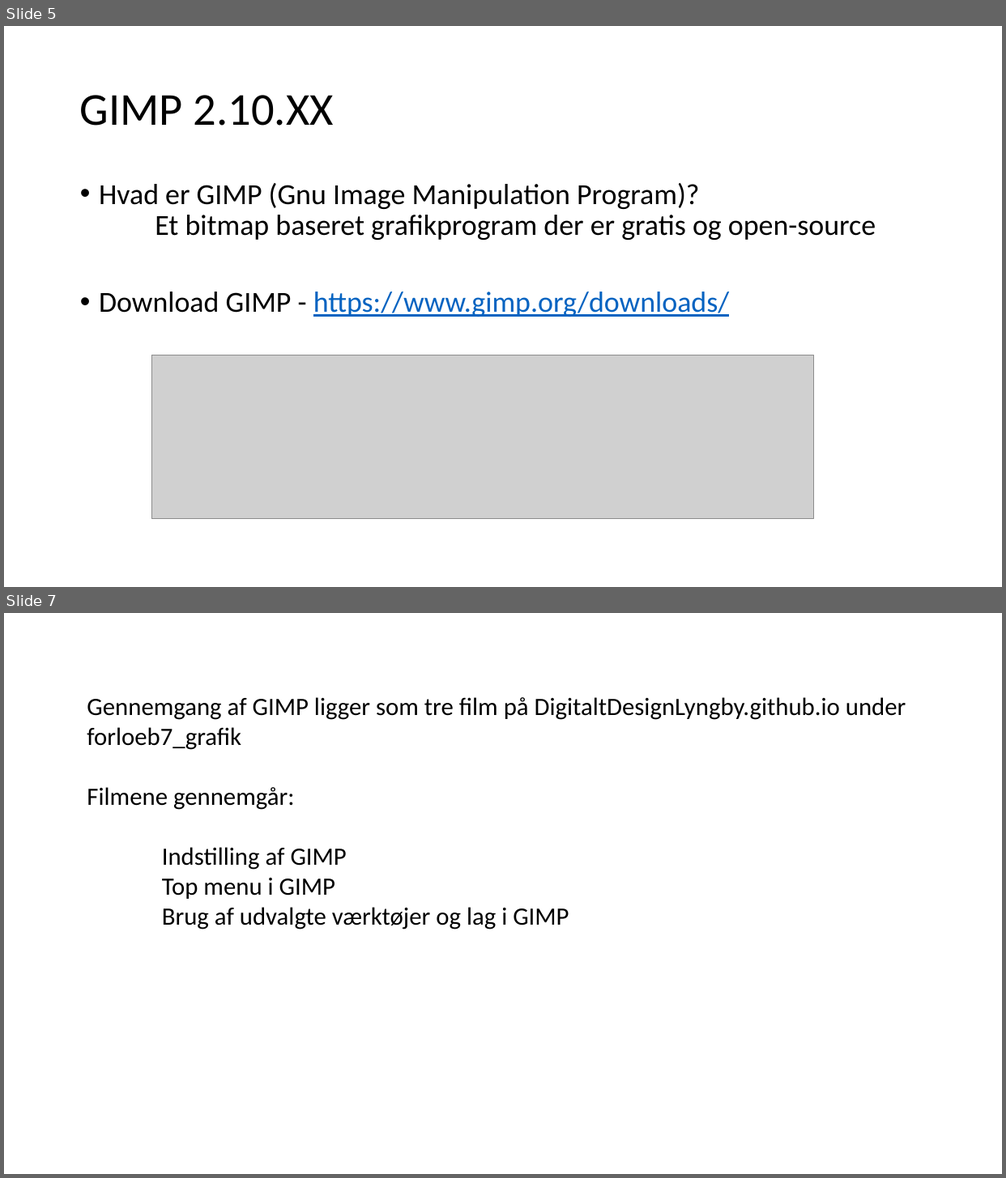
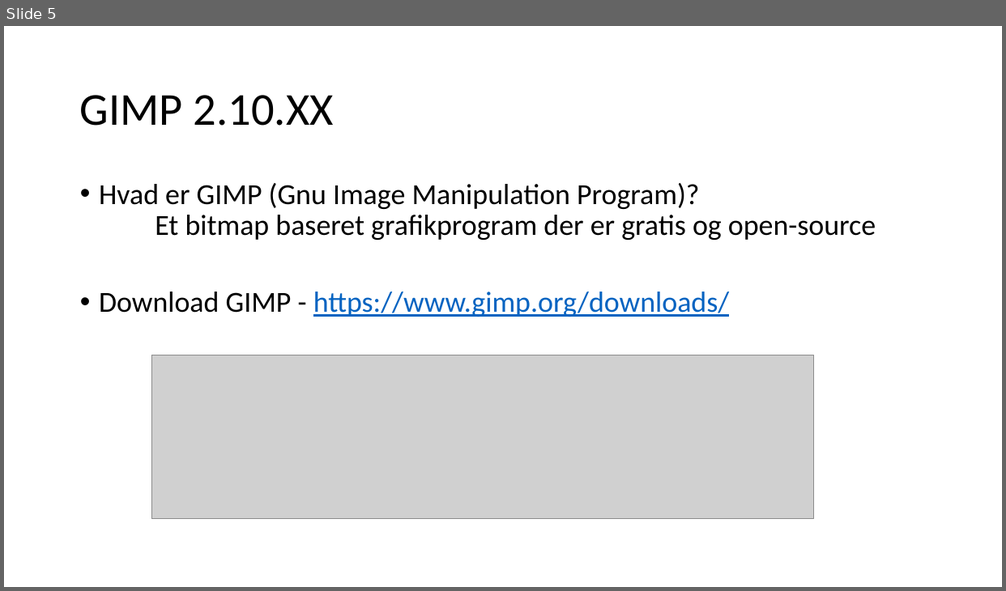
Before and after one commit to digitaltdesignlyngby/digitaltdesignlyngby.github.io, a slide deck: forlob7_grafik/DDU - grafik.pptx. Shown one above the other, each under a label of ours: slides 5 and 7 before the commit, slide 5 after it; the slides between them are not shown. The pictures are 1006x1178 and 1006x591 pixels, drawn with LibreOffice and Linux fonts; fonts in the diff are those of the drawing; grey boxes stand for pictures. Boxes give left, top, right and bottom in pixels: in the first picture for what was removed or moved away, otherwise in the second. Text is boxed around its words. In the diff, an @@ line names an element or a change of style, - is before the commit and + after.

Commit message:
Grafik og tilemaps 1

```diff
--- a/forlob7_grafik/DDU - grafik.pptx
+++ b/forlob7_grafik/DDU - grafik.pptx
@@ slide 7 removed at [4,613,1002,1174], background #FFFFFF @@
@@ text removed at [87,697,906,930] @@
-Gennemgang af GIMP ligger som tre film på DigitaltDesignLyngby.github.io under
-forloeb7_grafik
-Filmene gennemgår:
-Indstilling af GIMP
-Top menu i GIMP
-Brug af udvalgte værktøjer og lag i GIMP
```
Also in this commit, not shown: 2 slides changed, 1 slide added, 5 other files.
